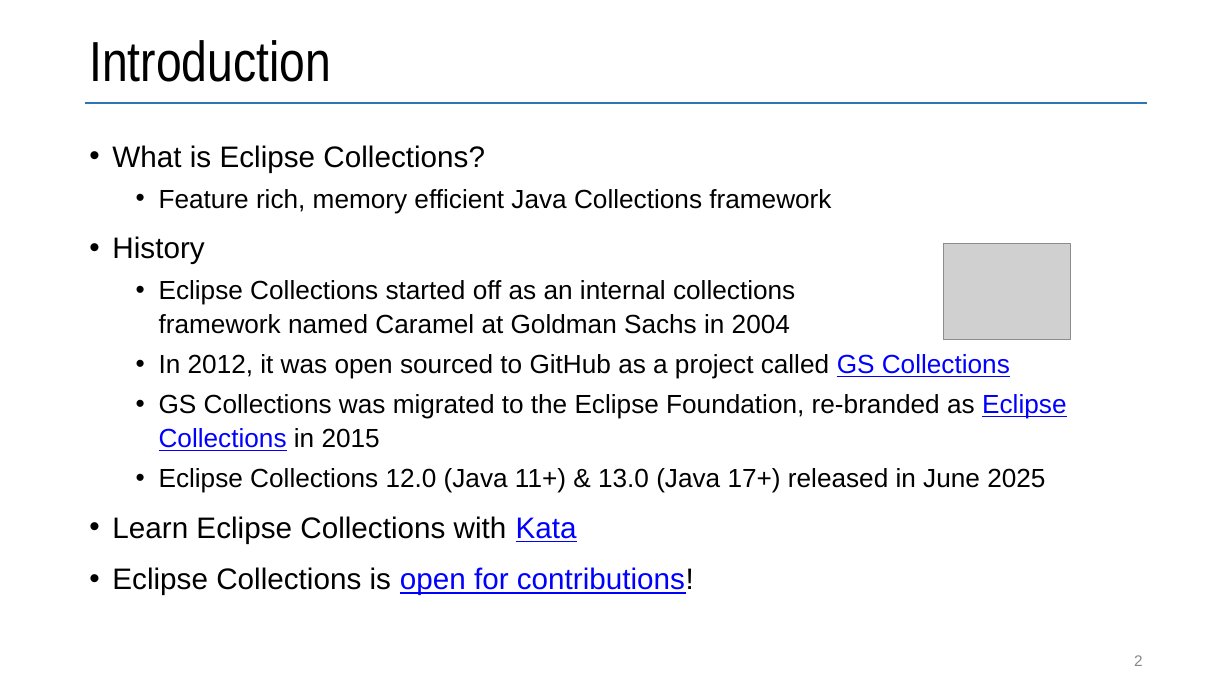
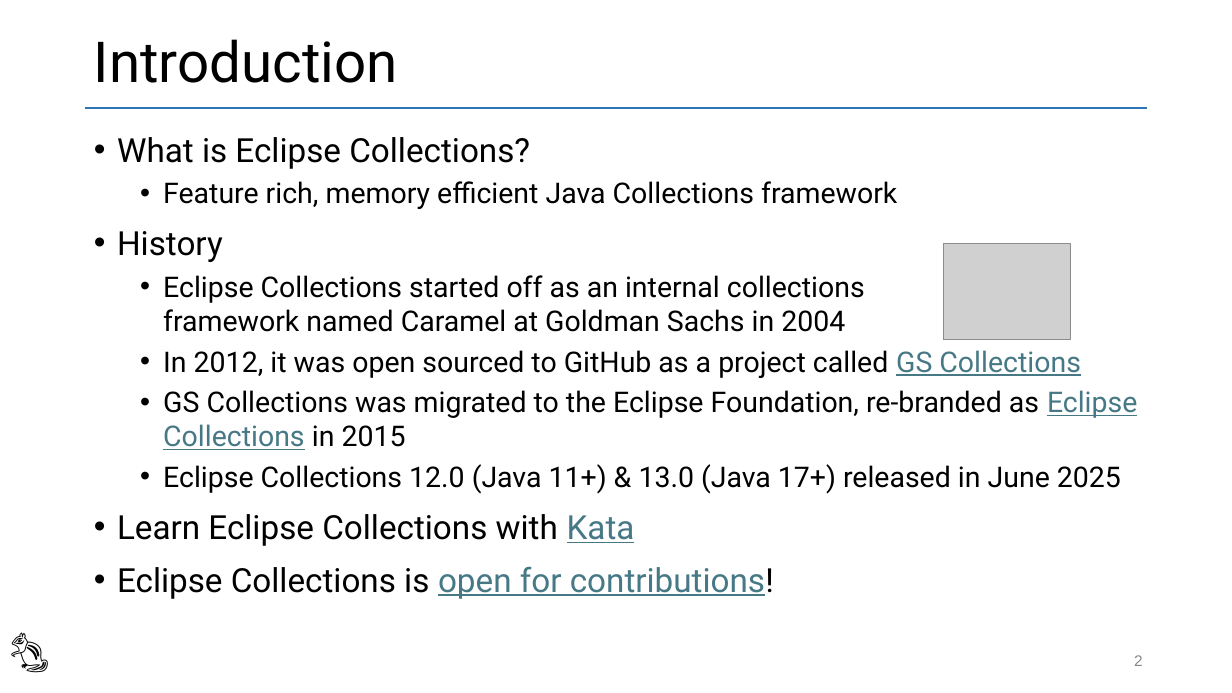
Before and after one commit to vmzakharov/refactor-to-ec-remake, a slide deck: slide 2 of RefactorToEcIntro.pptx. Drawn at 1232x693 pixels with LibreOffice and Linux fonts; fonts in the diff are those of the drawing; grey boxes stand for pictures. Boxes give left, top, right and bottom in pixels: in the first picture for what was removed or moved away, otherwise in the second. Text is boxed around its words. In the diff, an @@ line names an element or a change of style, - is before the commit and + after.

```diff
--- a/RefactorToEcIntro.pptx
+++ b/RefactorToEcIntro.pptx
@@ title "Introduction" at <box>94,39,398,83</box>: font Arial Narrow to Roboto @@
@@ line moved from (85, 103) - (1148, 103) to (85, 107) - (1148, 107) @@
@@ text "What is Eclipse Collections?" at <box>117,137,1137,599</box>: size 23.1 to 25.9 pt in "What is Eclipse Collections?", "History", "Learn Eclipse Collections with Kata", "Eclipse Collections is open for contributions!"; font Arial to Roboto; size 20.4 to 22.2 pt in "Feature rich, memory efficient Java Collections framework", "Eclipse Collections started off as an internal ...", "In 2012, it was open sourced to ...", "GS Collections was migrated to the Eclipse ..." and 1 more places; text colour #0000FF to #467886 in "GS Collections", "Eclipse Collections", "Kata", "open for contributions!"; line spacing 1.08 to 1 @@
@@ text added at <box>0,619,74,678</box>, 32 pt, text #000000 @@
+🐿️
```
Also in this commit, not shown: 15 other slides changed, 1 slide added, 1 other file.
